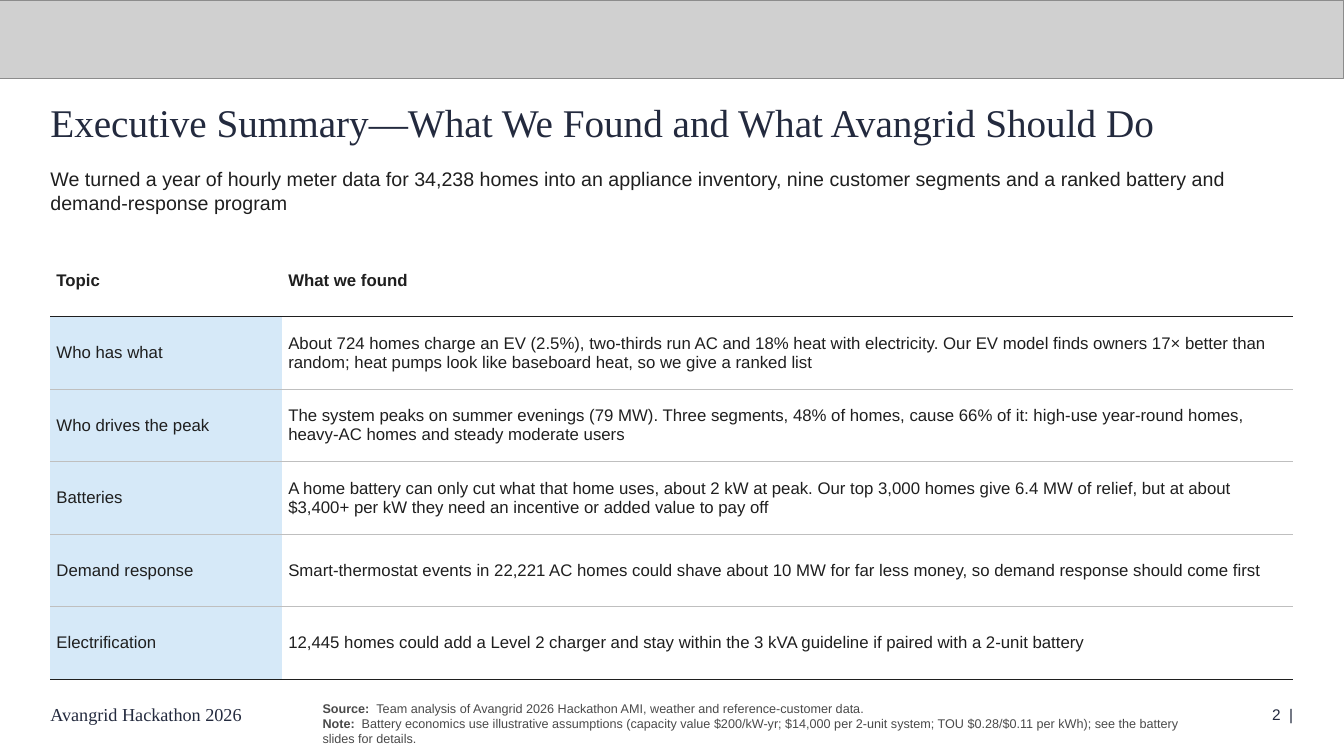
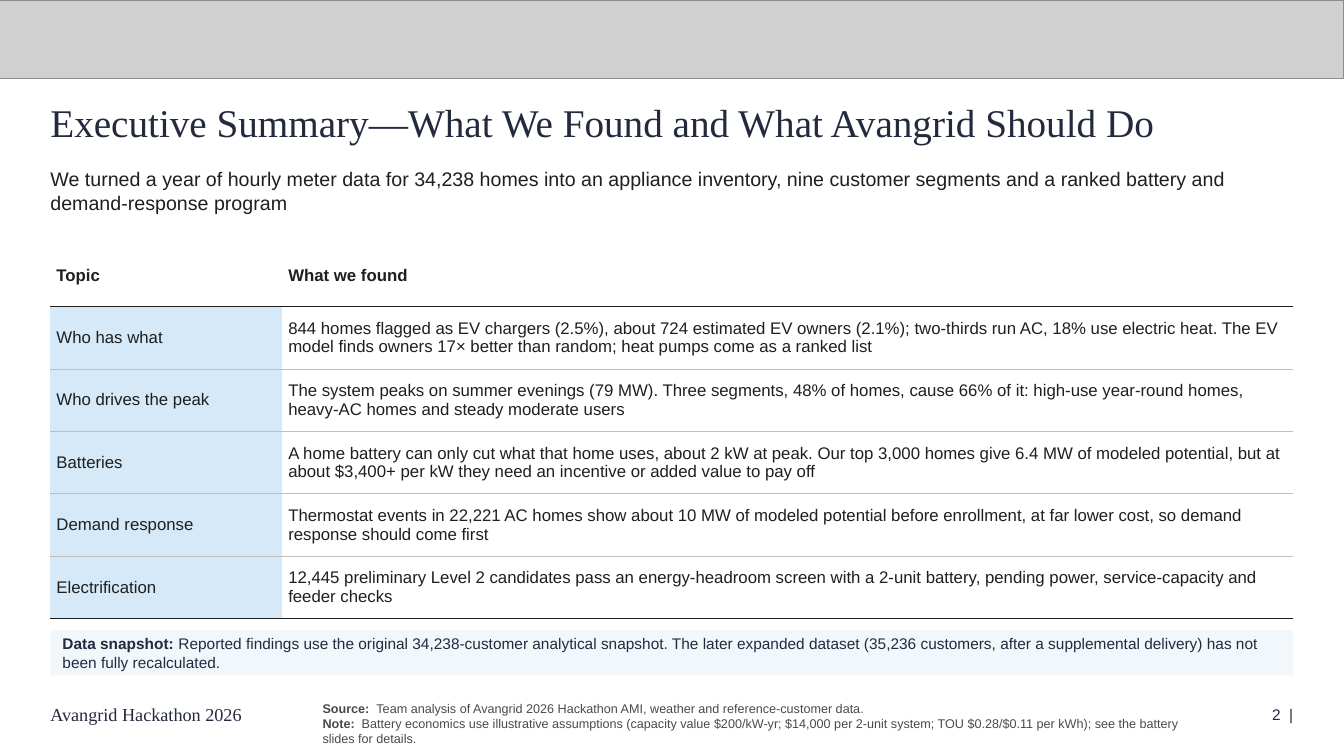
Before and after one commit to heidzehu/avangrid-hackathon-2026, a slide deck: slide 2 of deck/Final_Submission_DRAFT.pptx. Drawn at 1344x756 pixels with LibreOffice and Linux fonts; fonts in the diff are those of the drawing; grey boxes stand for pictures. Boxes give left, top, right and bottom in pixels: in the first picture for what was removed or moved away, otherwise in the second. Text is boxed around its words. In the diff, an @@ line names an element or a change of style, - is before the commit and + after.

```diff
--- a/deck/Final_Submission_DRAFT.pptx
+++ b/deck/Final_Submission_DRAFT.pptx
@@ table at (x1=50, y1=244, x2=1294, y2=619) @@
-row 2, column 2: About 724 homes charge an EV (2.5%), two-thirds run AC and 18% heat with electricity. Our EV model finds owners 17× better than random; heat pumps look like baseboard heat, so we give a ranked list
+row 2, column 2: 844 homes flagged as EV chargers (2.5%), about 724 estimated EV owners (2.1%); two-thirds run AC, 18% use electric heat. The EV model finds owners 17× better than random; heat pumps come as a ranked list
-row 4, column 2: A home battery can only cut what that home uses, about 2 kW at peak. Our top 3,000 homes give 6.4 MW of relief, but at about $3,400+ per kW they need an incentive or added value to pay off
+row 4, column 2: A home battery can only cut what that home uses, about 2 kW at peak. Our top 3,000 homes give 6.4 MW of modeled potential, but at about $3,400+ per kW they need an incentive or added value to pay off
-row 5, column 2: Smart-thermostat events in 22,221 AC homes could shave about 10 MW for far less money, so demand response should come first
+row 5, column 2: Thermostat events in 22,221 AC homes show about 10 MW of modeled potential before enrollment, at far lower cost, so demand response should come first
-row 6, column 2: 12,445 homes could add a Level 2 charger and stay within the 3 kVA guideline if paired with a 2-unit battery
+row 6, column 2: 12,445 preliminary Level 2 candidates pass an energy-headroom screen with a 2-unit battery, pending power, service-capacity and feeder checks
@@ rectangle added at (x1=50, y1=630, x2=1294, y2=676), fill #F2F7FC, 11 pt, text #232A3E @@
+Data snapshot: Reported findings use the original 34,238-customer analytical snapshot. The later expanded dataset (35,236 customers, after a supplemental delivery) has not been fully recalculated.
```
Also in this commit, not shown: 7 other slides changed, 2 other files.
